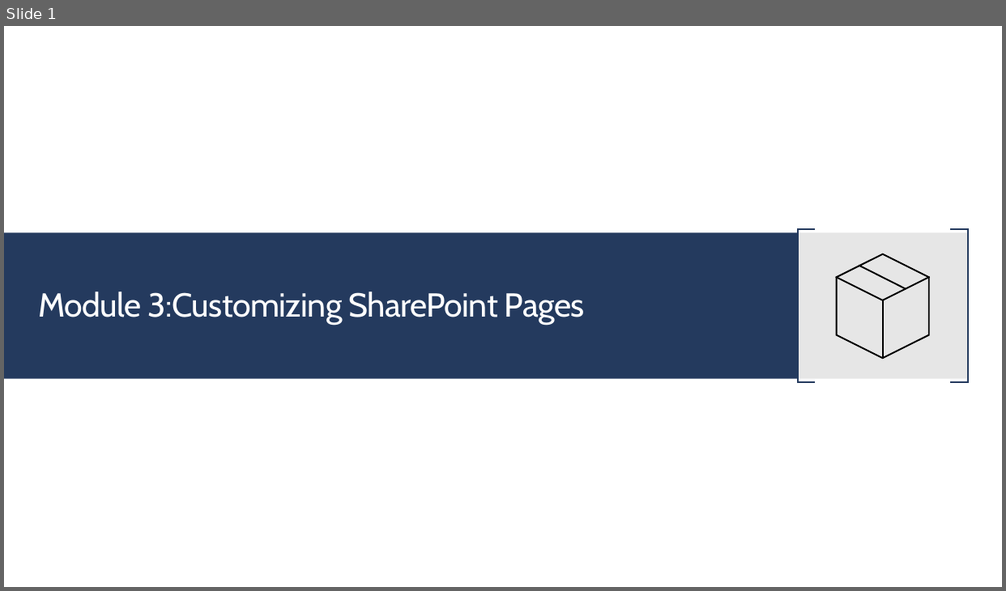
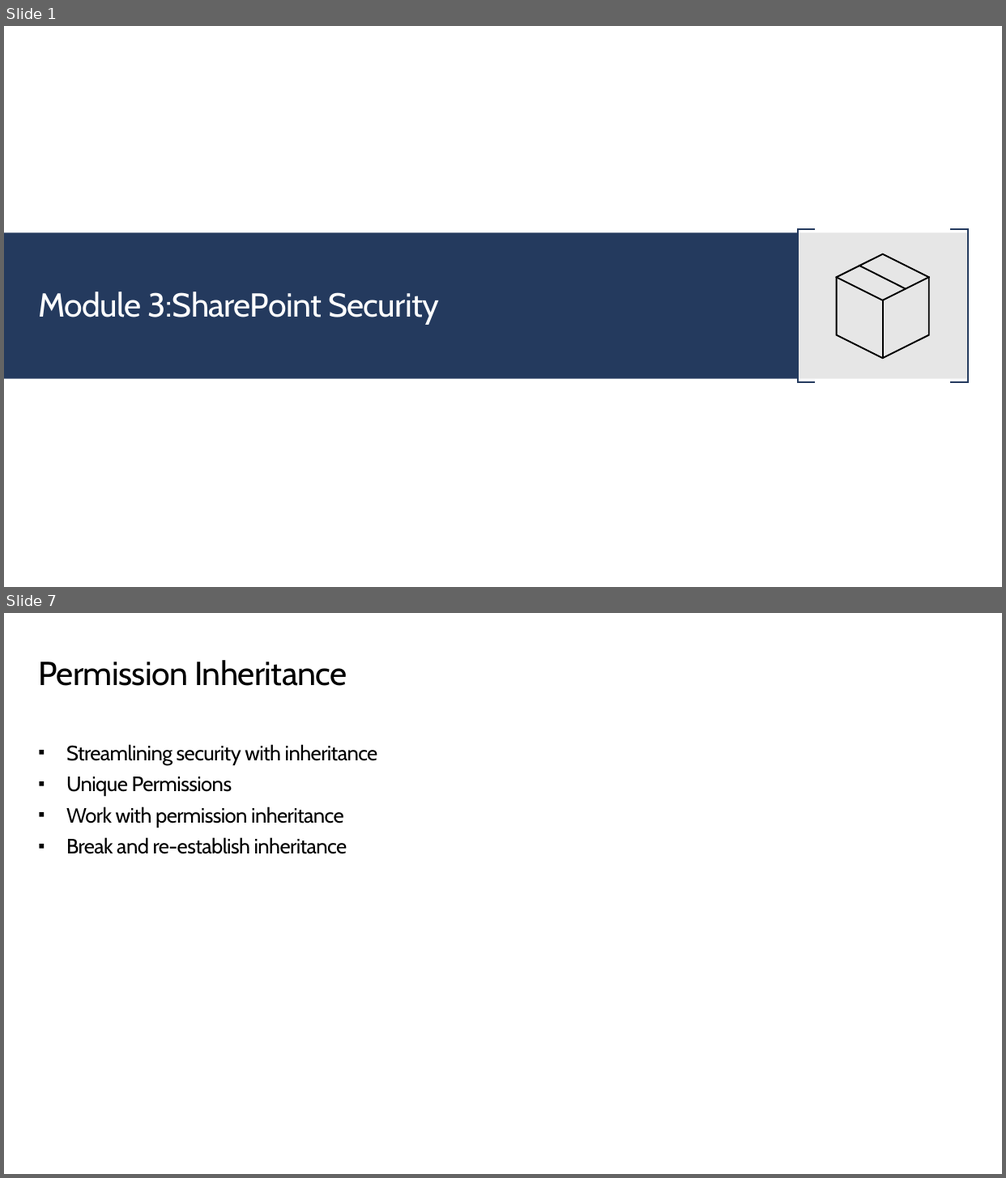
Before and after one commit to JPOWER4/SharePoint-2019-Training, a slide deck: Microsoft SharePoint 2019 Module 3.pptx. Shown one above the other, each under a label of ours: slide 1 before the commit, slides 1 and 7 after it; the slides between them are not shown. The pictures are 1006x591 and 1006x1178 pixels, drawn with LibreOffice and Linux fonts; fonts in the diff are those of the drawing. Boxes give left, top, right and bottom in pixels: in the first picture for what was removed or moved away, otherwise in the second. Text is boxed around its words. In the diff, an @@ line names an element or a change of style, - is before the commit and + after.

```diff
--- a/Microsoft SharePoint 2019 Module 3.pptx
+++ b/Microsoft SharePoint 2019 Module 3.pptx
@@ slide 7 added at (x1=4, y1=613, x2=1002, y2=1174), background #FFFFFF @@
@@ title added at (x1=38, y1=660, x2=347, y2=686), 32 pt, text #000000 @@
+Permission Inheritance
@@ text added at (x1=66, y1=744, x2=378, y2=854), 20 pt, text #000000 @@
+▪ Streamlining security with inheritance
+▪ Unique Permissions
+▪ Work with permission inheritance
+▪ Break and re-establish inheritance
@@ slide 1 changed as well @@
@@ title at (x1=38, y1=292, x2=439, y2=325): text changed @@
-Module 3:Customizing SharePoint Pages
+Module 3:SharePoint Security
```
Also in this commit, not shown: 5 other slides added, 3 slides removed, 16 other files.
